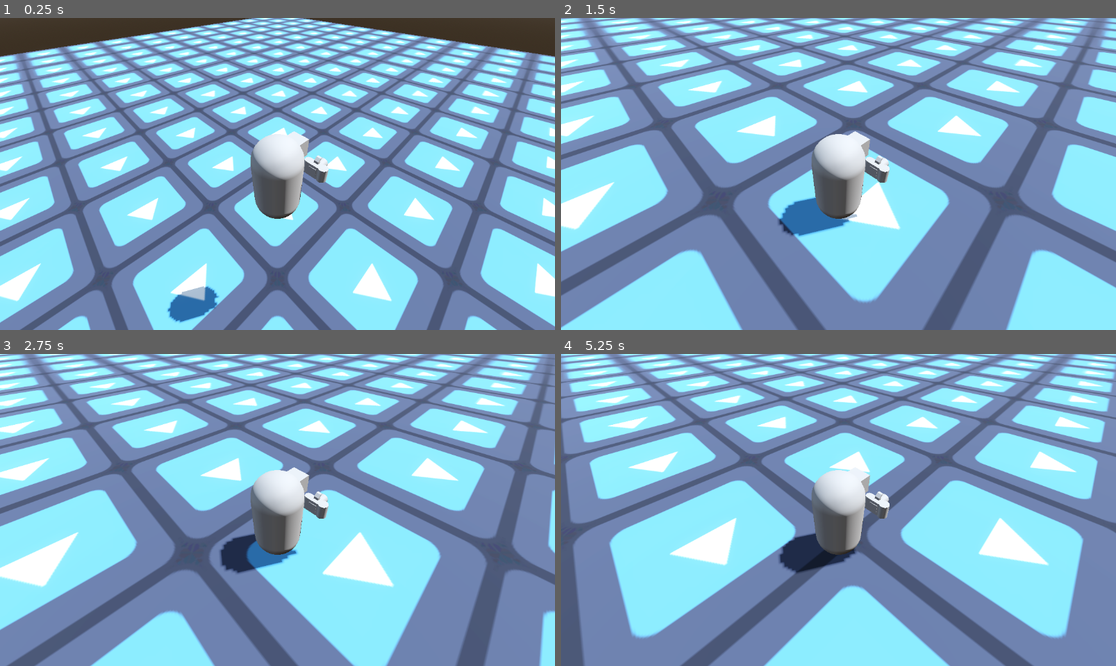
Above: before the commit, frames 1-4 (two rows, left to right).
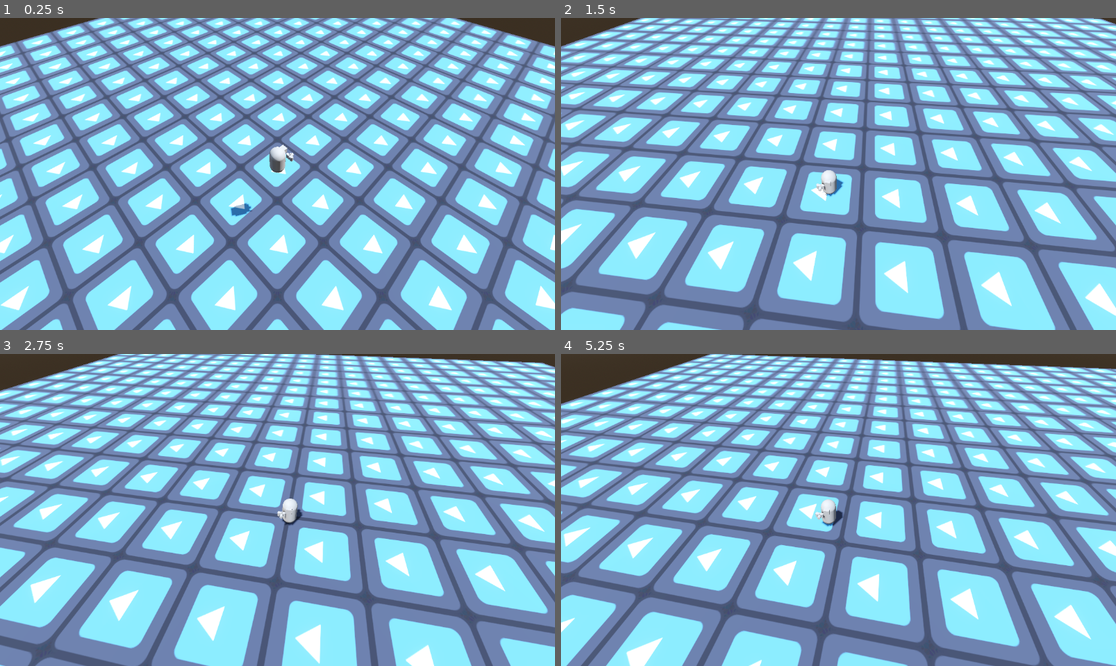
Above: after the commit, the same moments.

Repository: Vladimir-Maks/PhotikMasterShop
Game: Godot game, scene res://levels/test.tscn
Two runs of this game, one before a commit and one after it. Both use one fixed random seed, a clock stepped at 60 frames per second and the inputs below. The engine's default icon, where the game draws it, is replaced by a stand-in: a white triangle on a blue panel in a dark square.
Inputs (mouse positions are in pixels of both pictures, inside the frame that each line leads up to):
- Up to frame 1 (0.25 s): no input
- Up to frame 2 (1.5 s): move the mouse to (960, 158) at 0.52 s; hold Right (ui_right) 0.53-1.28 s; hold Alt (camera_free_look, bound only after the commit) 0.53-1.28 s; tap Mouse wheel up (camera_zoom_in, bound only after the commit) at 0.8, 1.35 s; move the mouse to (727, 189) at 1.27 s; hold Down (ui_down) from 1.28 s (still down)
- Up to frame 3 (2.75 s): tap Mouse wheel down (camera_zoom_out, bound only after the com… at 1.55 s; move the mouse to (333, 441) at 2.02 s; release Down (ui_down) at 2.03 s; hold Right (ui_right) from 2.03 s (still down); hold Mouse wheel down (camera_zoom_out, bound only after the com… from 2.03 s (still down); tap Alt (camera_free_look, bound only after the commit) at 2.3 s
- Up to frame 4 (5.25 s): move the mouse to (810, 572) at 2.77 s; release Right (ui_right) at 2.78 s; release Mouse wheel down (camera_zoom_out, bound only after the com… at 2.78 s; hold Up (ui_up) 2.78-3.53 s; tap Alt (camera_free_look, bound only after the commit) at 2.85, 4.55 s; tap Mouse wheel up (camera_zoom_in, bound only after the commit) at 3.05 s; move the mouse to (1005, 556) at 3.52 s; hold Mouse wheel up (camera_zoom_in, bound only after the commit) 3.53-4.28 s; hold Left (ui_left) 3.53-5.03 s; tap Mouse wheel down (camera_zoom_out, bound only after the com… at 3.8, 4.35 s; move the mouse to (672, 463) at 4.27 s; move the mouse to (866, 510) at 5.02 s; hold Down (ui_down) from 5.03 s (still down); hold Alt (camera_free_look, bound only after the commit) from 5.03 s (still down)

The runs differ from the first frame. In frame 1, 68% of the frame differs, in the area x 0-100%, y 0-100%; in frame 2, 69%; in frame 3, 69%; in frame 4, 70%.
Error in both runs: Cannot call method 'get_children' on a null value. (res://player/items/camera/shot.gd:8)

Commit message:
Tracking camera
Camera rotation + tracking lerp + zooming

Diff:
--- a/player/camera.gd
+++ b/player/camera.gd
@@ -1,9 +1,77 @@
 extends Node
 
+@onready var cam : Camera3D = %Camera3D
+@onready var pivot: Node3D = %CameraPivot
+@onready var anchor: SpringArm3D = %CameraAnchor
 
-@onready var cam : Camera3D = %Camera3D
-@onready var pivot : Node3D = %CameraPivot
+@export_group("Following Target")
+@export var target: Node3D
+@export var follow_speed: float = 5.0
+@export var offset: Vector3 = Vector3(0, 1.5, 0)
 
-# Called every frame. 'delta' is the elapsed time since the previous frame.
-func _process(delta: float) -> void:
+@export_group("Rotation")
+@export_range(0.0, 1.0) var mouse_sensitivity = 0.3
+@export var rotation_speed: float = 15.0
+@export var pitch_limit: Vector2 = Vector2(-50, -15)
+var yaw: float = 45.0
+var pitch: float = -60.0
+
+@export_group("Distance")
+@export var default_distance: float = 14.0
+@export var min_distance: float = 8.0
+@export var max_distance: float = 17.0
+var to_distance: float
+var distance_percentage: float
+
+@export_group("Zooming")
+@export var zoom_step: float = 2.0
+@export var zoom_speed: float = 1.0
+@export var min_tilt: float = 20.0
+@export var max_tilt: float = 60.0
+
+@export_group("FOV")
+@export var min_fov: float = 30.0
+@export var max_fov: float = 75.0
+var fov: float = 75.0
+
+func _ready() -> void:
+	Input.mouse_mode = Input.MOUSE_MODE_CAPTURED
+	if not target:
+		target = %PlayerCameraTarget
 	cam.global_transform = pivot.global_transform
+
+	if anchor:
+		anchor.spring_length = default_distance
+		to_distance = default_distance
+		#spring_arm.add_excluded_object(target.get_rid()) # ooooh collisions oooooh
+
+func _physics_process(delta: float) -> void:
+	if anchor:
+		_process_distance(delta)
+		_follow_target(delta)
+		_apply_rotation(delta)
+	cam.global_transform = pivot.global_transform
+
+func _process_distance(delta: float) -> void:
+	anchor.spring_length = lerp(anchor.spring_length, to_distance, zoom_speed * delta)  # YOU SHOULD LERP THIS SHIT NOW
+	distance_percentage = (to_distance - min_distance) / (max_distance - min_distance)
+	pitch = clamp(min_tilt + (max_tilt - min_tilt) * distance_percentage, min_tilt, max_tilt)
+	fov = clamp(min_fov + (max_fov * 2 - min_fov) * distance_percentage, min_fov, max_fov)
+	anchor.rotation.x = lerp_angle(anchor.rotation.x, deg_to_rad(-pitch), zoom_speed * delta)
+	print(to_distance)
+
+
+func _follow_target(delta: float) -> void:
+	anchor.global_position = anchor.global_position.lerp(target.global_position, follow_speed * delta) # smooooooooooth
+
+func _apply_rotation(delta: float) -> void:
+	anchor.rotation.y = lerp_angle(anchor.rotation.y , deg_to_rad(yaw), rotation_speed * delta)
+
+func _unhandled_input(event: InputEvent) -> void:
+	if event is InputEventMouseMotion and Input.is_action_pressed("camera_free_look"):
+		yaw += -event.screen_relative.x * mouse_sensitivity
+
+	if Input.is_action_pressed("camera_zoom_in"):
+		to_distance = clamp(to_distance - zoom_step, min_distance, max_distance)
+	elif Input.is_action_pressed("camera_zoom_out"):
+		to_distance = clamp(to_distance + zoom_step, min_distance, max_distance)
--- a/player/items/camera/camera.tscn
+++ b/player/items/camera/camera.tscn
@@ -27,7 +27,7 @@
 [sub_resource type="BoxMesh" id="BoxMesh_rl5ao"]
 size = Vector3(0.1, 0.1, 0.05)
 
-[node name="Node3D" type="Node3D" unique_id=399955640]
+[node name="CameraItem" type="Node3D" unique_id=399955640]
 
 [node name="Node3D" type="Node3D" parent="." unique_id=1652055435]
 
--- a/player/movement.gd
+++ b/player/movement.gd
@@ -1,7 +1,7 @@
 extends Node
 
 @onready var body : CharacterBody3D = $"../.."
-@onready var cam_pivot : Node3D = %CameraPivot
+@onready var cam : Node3D = %Camera3D
 const SPEED := 5.0
 const JUMP_VELOCITY := 4.5
 const FRICTION_DELTA := 0.3
@@ -26,7 +26,7 @@
 
 	var input_dir := Input.get_vector("ui_left", "ui_right", "ui_up", "ui_down")
 
-	wish_direction = (body.transform.basis * Vector3(input_dir.x, 0, input_dir.y).rotated(Vector3.UP, cam_pivot.global_rotation.y - body.global_rotation.y)).normalized()
+	wish_direction = (body.transform.basis * Vector3(input_dir.x, 0, input_dir.y).rotated(Vector3.UP, cam.global_rotation.y - body.global_rotation.y)).normalized()
 
 	direction = direction.lerp(wish_direction, ROTATION_DELTA)
 
--- a/player/player.tscn
+++ b/player/player.tscn
@@ -21,7 +21,7 @@
 [node name="Hands" type="Node3D" parent="." unique_id=1849246757]
 transform = Transform3D(1, 0, 0, 0, 1, 0, 0, 0, 1, 0.46412385, 0.22703514, -0.57325536)
 
-[node name="Node3D" parent="Hands" unique_id=399955640 instance=ExtResource("1_g1dw6")]
+[node name="CameraItem" parent="Hands" unique_id=399955640 instance=ExtResource("1_g1dw6")]
 
 [node name="MeshInstance3D" type="MeshInstance3D" parent="Hands" unique_id=2052699844]
 transform = Transform3D(0.18, 0, 0, 0, 0.18, 0, 0, 0, 0.18, 0, 0, 0)
@@ -36,11 +36,9 @@
 [node name="CollisionShape3D" type="CollisionShape3D" parent="." unique_id=624961767]
 shape = SubResource("CapsuleShape3D_sh265")
 
-[node name="CameraAnchor" type="Node3D" parent="." unique_id=172926156]
-
-[node name="CameraPivot" type="Node3D" parent="CameraAnchor" unique_id=810318355]
+[node name="PlayerCameraTarget" type="Marker3D" parent="." unique_id=1975022584]
 unique_name_in_owner = true
-transform = Transform3D(0.70710677, -0.49999997, 0.49999997, 0, 0.70710677, 0.70710677, -0.70710677, -0.49999997, 0.49999997, 2, 3, 2)
+transform = Transform3D(0.9999999, 0, 0, 0, 0.99999976, 0, 0, 0, 0.9999999, 0, 0, 0)
 
 [node name="CanvasLayer" type="CanvasLayer" parent="." unique_id=1895561039]
 
@@ -56,7 +54,7 @@
 handle_input_locally = false
 size = Vector2i(1152, 648)
 render_target_clear_mode = 2
-render_target_update_mode = 0
+render_target_update_mode = 4
 
 [node name="Camera3D" type="Camera3D" parent="SubViewportContainer/FPVSubViewport" unique_id=1815120584]
 transform = Transform3D(1, 0, 0, 0, 1, 0, 0, 0, 1, 0, 0.5774417, -0.4588905)
@@ -68,12 +66,23 @@
 
 [node name="Camera3D" type="Camera3D" parent="SubViewportContainer/CamSubViewport" unique_id=1792527092]
 unique_name_in_owner = true
-transform = Transform3D(0.70710677, -0.49999997, 0.49999997, 0, 0.70710677, 0.70710677, -0.70710677, -0.49999997, 0.49999997, 2, 3, 2)
+transform = Transform3D(0.7071068, -0.6123724, 0.35355344, 5.1619143e-08, 0.5000001, 0.8660253, -0.7071068, -0.6123724, 0.35355353, 0, 0, 0)
 
 [node name="Interface" type="Node" parent="." unique_id=326599862]
 
-[node name="Camera" type="Node" parent="Interface" unique_id=417932803]
+[node name="Camera" type="Node" parent="Interface" unique_id=417932803 node_paths=PackedStringArray("target")]
 script = ExtResource("2_yw30f")
+target = NodePath("../../PlayerCameraTarget")
+
+[node name="CameraAnchor" type="SpringArm3D" parent="Interface/Camera" unique_id=1319091088]
+unique_name_in_owner = true
+transform = Transform3D(0.70710677, -0.6123724, 0.35355335, 0, 0.49999994, 0.86602545, -0.70710677, -0.6123724, 0.35355335, 0, 0, 0)
+collision_mask = 0
+spring_length = 15.0
+
+[node name="CameraPivot" type="Marker3D" parent="Interface/Camera/CameraAnchor" unique_id=1087885351]
+unique_name_in_owner = true
+transform = Transform3D(1, 5.9604645e-08, 8.940697e-08, 0, 1, -1.1920929e-07, 5.9604645e-08, 1.1920929e-07, 1.0000001, 0, 0, 0)
 
 [node name="Movement" type="Node" parent="Interface" unique_id=1764695082]
 script = ExtResource("2_g1dw6")
--- a/project.godot
+++ b/project.godot
@@ -15,6 +15,24 @@
 config/features=PackedStringArray("4.6", "Forward Plus")
 config/icon="res://icon.svg"
 
+[input]
+
+camera_free_look={
+"deadzone": 0.2,
+"events": [Object(InputEventKey,"resource_local_to_scene":false,"resource_name":"","device":-1,"window_id":0,"alt_pressed":false,"shift_pressed":false,"ctrl_pressed":false,"meta_pressed":false,"pressed":false,"keycode":0,"physical_keycode":4194328,"key_label":0,"unicode":0,"location":0,"echo":false,"script":null)
+]
+}
+camera_zoom_out={
+"deadzone": 0.2,
+"events": [Object(InputEventMouseButton,"resource_local_to_scene":false,"resource_name":"","device":-1,"window_id":0,"alt_pressed":true,"shift_pressed":false,"ctrl_pressed":false,"meta_pressed":false,"button_mask":0,"position":Vector2(0, 0),"global_position":Vector2(0, 0),"factor":1.0,"button_index":5,"canceled":false,"pressed":false,"double_click":false,"script":null)
+, null]
+}
+camera_zoom_in={
+"deadzone": 0.2,
+"events": [Object(InputEventMouseButton,"resource_local_to_scene":false,"resource_name":"","device":-1,"window_id":0,"alt_pressed":true,"shift_pressed":false,"ctrl_pressed":false,"meta_pressed":false,"button_mask":0,"position":Vector2(0, 0),"global_position":Vector2(0, 0),"factor":1.0,"button_index":4,"canceled":false,"pressed":false,"double_click":false,"script":null)
+]
+}
+
 [layer_names]
 
 3d_physics/layer_4="Photable"
